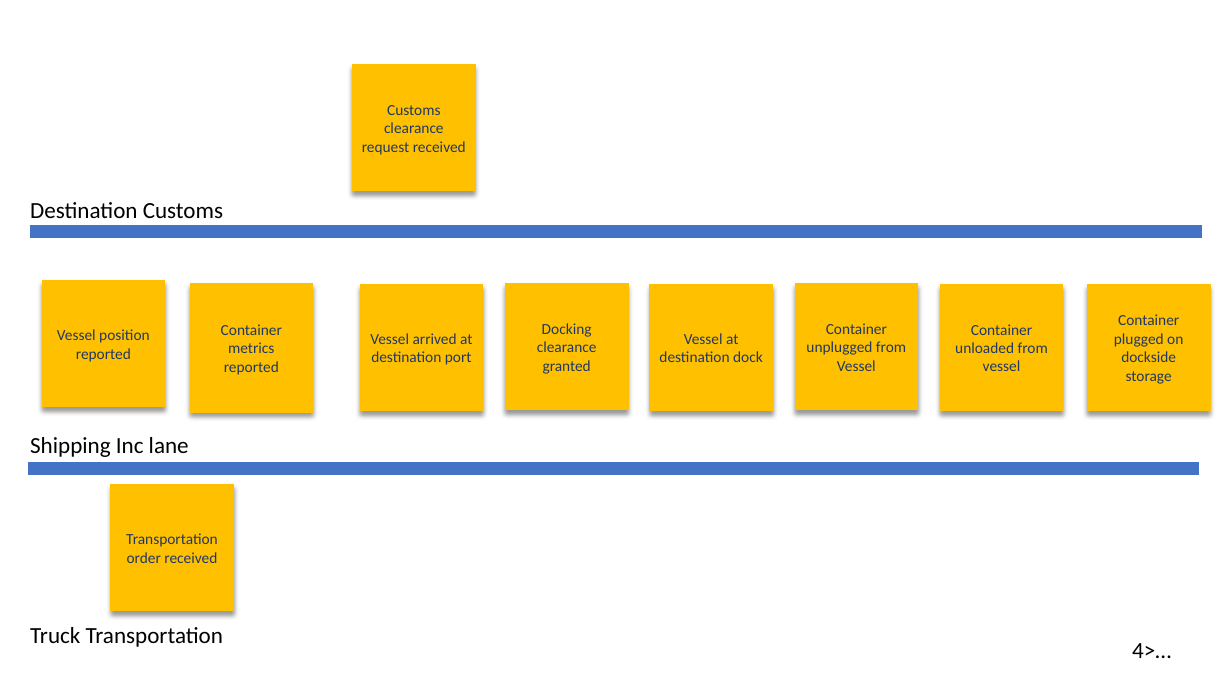
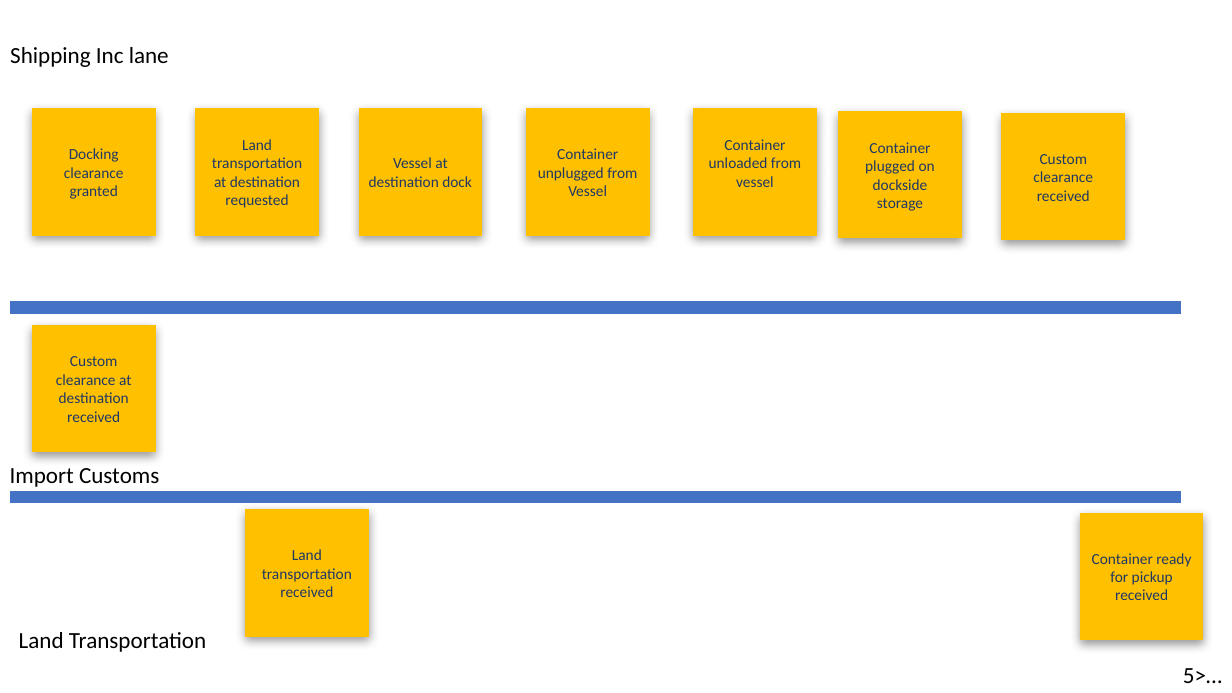
Before and after one commit to ibm-cloud-architecture/refarch-kc, a slide deck: slide 11 of analysis/kc-eventstorming.pptx (slide 6 before the commit). Drawn at 1232x693 pixels with LibreOffice and Linux fonts; fonts in the diff are those of the drawing. Boxes give left, top, right and bottom in pixels: in the first picture for what was removed or moved away, otherwise in the second. Text is boxed around its words. In the diff, an @@ line names an element or a change of style, - is before the commit and + after.

```diff
--- a/analysis/kc-eventstorming.pptx
+++ b/analysis/kc-eventstorming.pptx
@@ text "Shipping Inc lane": place and size @@
-text "Shipping Inc lane" at bbox=[30, 437, 189, 457]
+text "Shipping Inc lane" at bbox=[10, 47, 169, 67]
@@ rectangle removed at bbox=[353, 65, 475, 191] @@
-Customs clearance request received
@@ rectangle "Docking clearance granted": place and size @@
-rectangle "Docking clearance granted" at bbox=[506, 284, 628, 410]
+rectangle "Docking clearance granted" at bbox=[32, 109, 154, 236]
@@ rectangle added at bbox=[196, 109, 318, 236], fill #FFC000, outline #FFC000 1 pt, 12 pt, text #203864 @@
+Land transportation at destination requested
@@ rectangle "Vessel at destination dock": place and size @@
-rectangle "Vessel at destination dock" at bbox=[650, 285, 772, 411]
+rectangle "Vessel at destination dock" at bbox=[360, 109, 482, 236]
@@ rectangle "Container unplugged from Vessel": place and size @@
-rectangle "Container unplugged from Vessel" at bbox=[796, 284, 918, 410]
+rectangle "Container unplugged from Vessel" at bbox=[527, 109, 649, 236]
@@ rectangle "Container unloaded from vessel": place and size @@
-rectangle "Container unloaded from vessel" at bbox=[941, 285, 1063, 411]
+rectangle "Container unloaded from vessel" at bbox=[694, 109, 816, 236]
@@ rectangle "Container plugged on dockside storage": place and size @@
-rectangle "Container plugged on dockside storage" at bbox=[1088, 285, 1210, 411]
+rectangle "Container plugged on dockside storage" at bbox=[839, 112, 961, 238]
@@ rectangle added at bbox=[1003, 114, 1125, 240], fill #FFC000, outline #FFC000 1 pt, 12 pt, text #203864 @@
+Custom clearance received
@@ text removed at bbox=[30, 202, 223, 218] @@
-Destination Customs
@@ rectangle removed at bbox=[43, 281, 165, 408] @@
-Vessel position reported
@@ rectangle removed at bbox=[190, 284, 312, 412] @@
-Container metrics reported
@@ rectangle removed at bbox=[360, 285, 482, 411] @@
-Vessel arrived at destination port
@@ line moved from (30, 232) - (1202, 232) to (9, 307) - (1181, 307) @@
@@ rectangle added at bbox=[32, 325, 154, 452], fill #FFC000, outline #FFC000 1 pt, 12 pt, text #203864 @@
+Custom clearance at destination received
@@ text added at bbox=[10, 468, 159, 487], 18 pt, text #000000 @@
+Import Customs
@@ line moved from (28, 469) - (1200, 469) to (9, 497) - (1181, 497) @@
@@ shadow changed in 6 elements at bbox=[694, 109, 816, 236], bbox=[527, 109, 649, 236], bbox=[360, 109, 482, 236], bbox=[32, 109, 154, 236], bbox=[839, 112, 961, 238], bbox=[246, 510, 368, 637] @@
@@ rectangle "Land transportation received": place and size @@
-rectangle "Land transportation received" at bbox=[111, 485, 233, 612]
+rectangle "Land transportation received" at bbox=[246, 510, 368, 637]
@@ rectangle added at bbox=[1080, 513, 1202, 640], fill #FFC000, outline #FFC000 1 pt, 12 pt, text #203864 @@
+Container ready for pickup received
@@ text in rectangle at bbox=[262, 549, 352, 597]: text changed @@
-Transportation order received
+Land transportation received
@@ text at bbox=[19, 632, 206, 652]: text changed @@
-Truck Transportation
+Land Transportation
@@ text removed at bbox=[1132, 643, 1171, 658] @@
-4>…
@@ text added at bbox=[1183, 668, 1222, 683], 18 pt, text #000000 @@
+5>…
```
Also in this commit, not shown: 6 other slides changed, 8 slides added, 2 slides removed, 37 other files.
